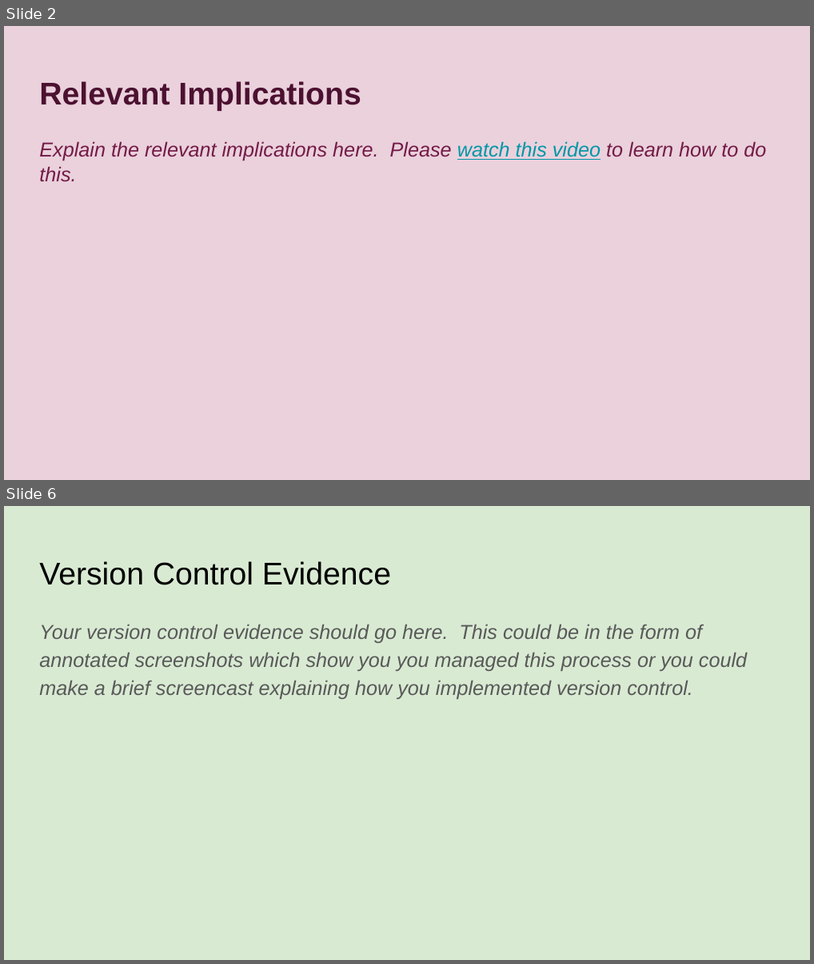
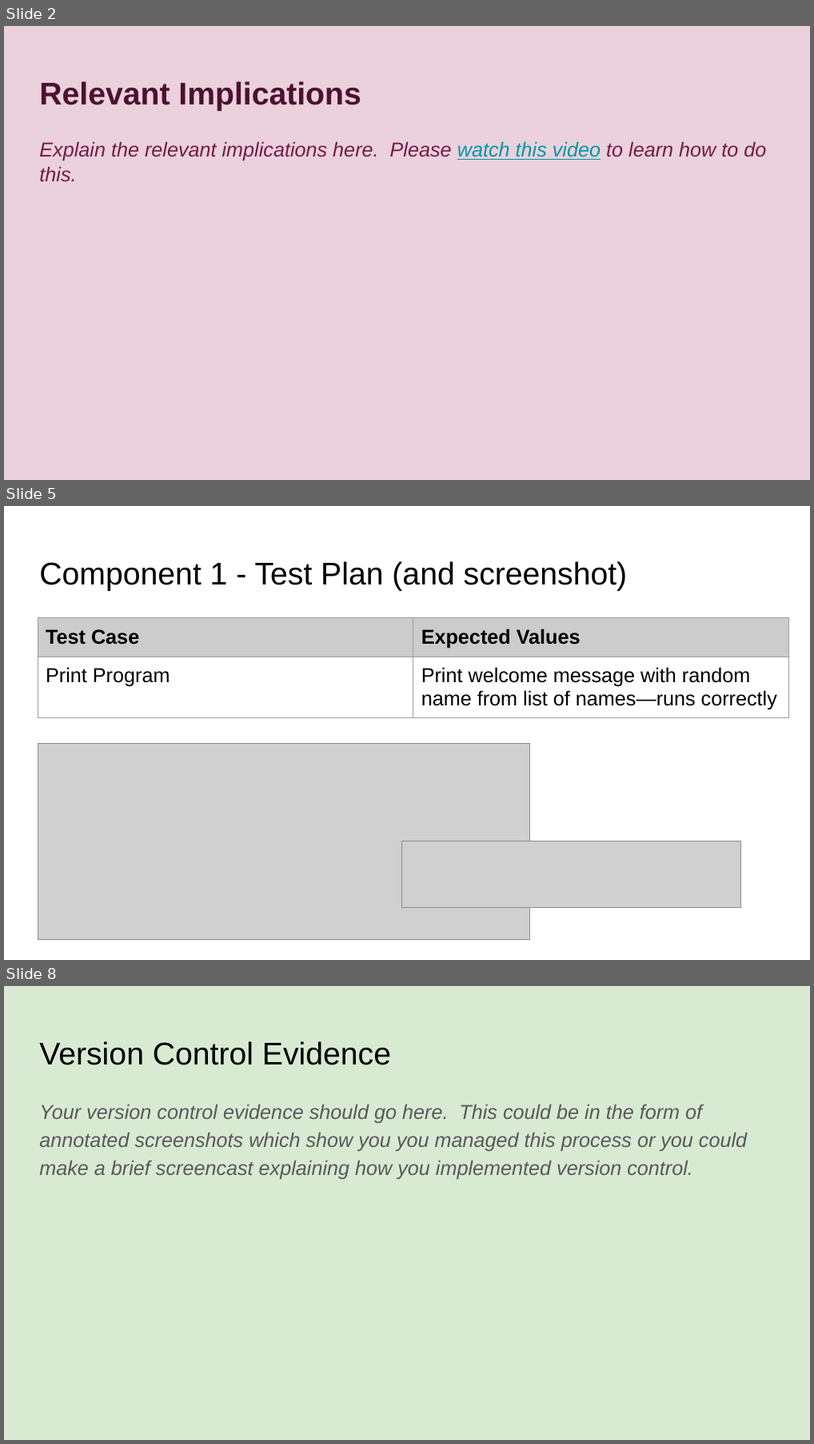
Before and after one commit to xkiio/desktop-tutorial, a slide deck: 022_91893+_+91897+Documentation.pptx. Shown one above the other, each under a label of ours: slides 2 and 6 before the commit, slides 2, 5 and 8 after it; the slides between them are not shown. The pictures are 814x964 and 814x1444 pixels, drawn with LibreOffice and Linux fonts; fonts in the diff are those of the drawing; grey boxes stand for pictures. Boxes give left, top, right and bottom in pixels: in the first picture for what was removed or moved away, otherwise in the second. Text is boxed around its words. In the diff, an @@ line names an element or a change of style, - is before the commit and + after.

Commit message:
Created component file and welcome file.
Welcome component created - version 1

```diff
--- a/022_91893+_+91897+Documentation.pptx
+++ b/022_91893+_+91897+Documentation.pptx
@@ slide 5 added at [4, 506, 810, 960], background #FFFFFF @@
@@ title added at [39, 561, 628, 591], 28 pt, text #000000 @@
+Component 1 - Test Plan (and screenshot)
@@ table added at [38, 618, 790, 723], 2 rows, 2 columns @@
+Test Case | Expected Values
+Print Program | Print welcome message with random name from list of names—runs correctly
@@ picture added at [38, 743, 530, 939] @@
@@ picture added at [402, 840, 742, 907] @@
@@ what was slide 6 is now slide 8 @@
```
Also in this commit, not shown: 3 slides changed, 2 other slides added, 1 slide removed, 2 other files.
